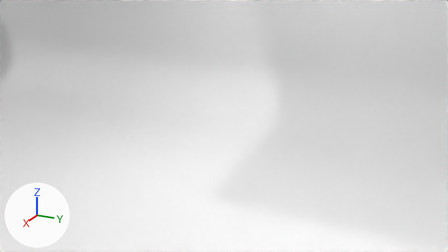
The Blender file Blender/Environment/Render_Type_1.blend: old version first, new version second.
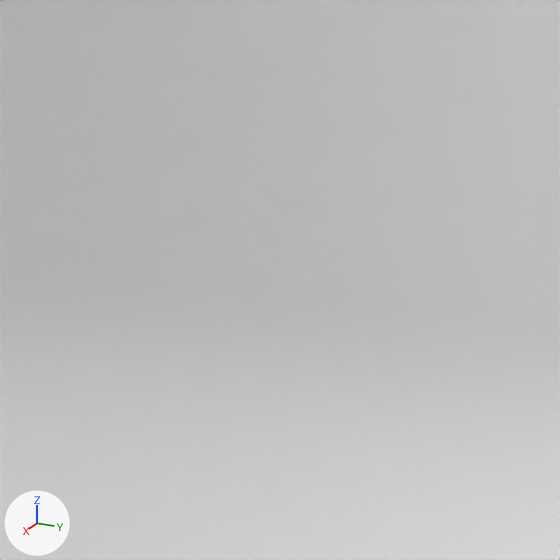
The first picture shows the older version from the file's camera 'Camera'. The close-ups show both versions on the part from 17% to 36% of the width and 0% to 33% of the height of that picture; other places that the commit changed are outside them. Lighting does not change. The marker at lower left points along +X, +Y and +Z.

The older version as bpy lines, for what is in view:
```python
me_plane_002 = bpy.data.meshes.new('Plane.002')
me_plane_002.from_pydata(...)  # 48 vertices, 30 faces; spans x -4.12..4.24, y -3.59..0.41, z -0.34..2.93
me_plane_002.polygons.foreach_set('use_smooth', [True] * 30)
me_plane_002.materials.append(mat_material_011)  # grey #b0b0b0
ob_plane = bpy.data.objects.new('Plane', me_plane_002)
ob_plane.location = (-1.0, -0.6104, 0.338)
ob_plane.rotation_euler = (0.0, 0.0, 1.571)  # degrees (0, 0, 90)
```
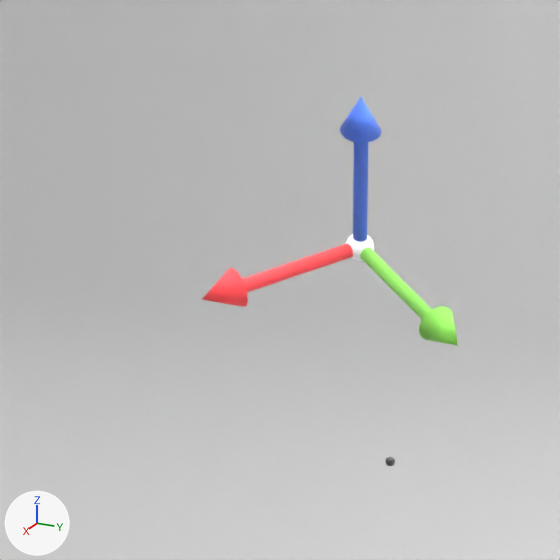
Pixel boxes [x1, y1, x2, y2] of what changed, in the close-ups (560 x 560 px):
'AX_X', added (red)
    after: [202, 244, 353, 307]
'AX_Z', added (blue)
    after: [340, 97, 381, 242]
'AX_Y', added (green)
    after: [360, 248, 458, 346]
'Viewpoint_Control_Point_0', added
    after: [346, 234, 374, 261]
'Control_Point_1', added
    after: [385, 457, 395, 466]

The change, as a diff of the scene's bpy script:
```diff
--- a/Blender/Environment/Render_Type_1.blend.py
+++ b/Blender/Environment/Render_Type_1.blend.py
@@ ob_control_point_1 @@
+ob_control_point_1 = bpy.data.objects.new('Control_Point_1', me_sphere_001)  # a UV sphere (32 segments, 16 rings, poles along z) spanning x -0.00316..0.00316, y -0.00316..0.00316, z -0.00316..0.00316; in mat_control_point_1_mat_003 (black #3f3f3f)
+ob_control_point_1.location = (0.25, -0.5, 0.7)
@@ ob_ax_x @@
+ob_ax_x = bpy.data.objects.new('AX_X', me_ax_x)  # 113 vertices, 180 faces; spans x 0.0..0.1265, y -0.0143..0.0137, z -0.0137..0.0142; in mat_xaxis_002 (red #e7373e)
+ob_ax_x.parent = ob_viewpoint_control_point_0
+ob_ax_x.location = (0.0, 0.0, 0.385)
@@ ob_viewpoint_control_point_0 @@
+ob_viewpoint_control_point_0 = bpy.data.objects.new('Viewpoint_Control_Point_0', me_viewpoint_001)  # a UV sphere (32 segments, 16 rings, poles along z) spanning x -0.01..0.01, y -0.01..0.01, z -0.01..0.01; in mat_material_004 (white #e7e7e7)
+ob_viewpoint_control_point_0.location = (0.06, -0.65, 0.8)
+ob_viewpoint_control_point_0.rotation_euler = (-0.349, 0.349, -0.349)  # degrees (-20, 20, -20)
@@ ob_ax_y @@
+ob_ax_y = bpy.data.objects.new('AX_Y', me_ax_y)  # 113 vertices, 180 faces; spans x -0.0137..0.0143, y 0.0..0.1265, z -0.0137..0.0142; in mat_yaxis_002 (green #77c244)
+ob_ax_y.parent = ob_viewpoint_control_point_0
+ob_ax_y.location = (0.0, 0.0, 0.385)
@@ ob_ax_z @@
+ob_ax_z = bpy.data.objects.new('AX_Z', me_ax_z)  # 113 vertices, 180 faces; spans x -0.0137..0.0143, y -0.0142..0.0137, z 0.0..0.1265; in mat_zaxis_002 (blue #4a76e7)
+ob_ax_z.parent = ob_viewpoint_control_point_0
+ob_ax_z.location = (0.0, 0.0, 0.385)
```
